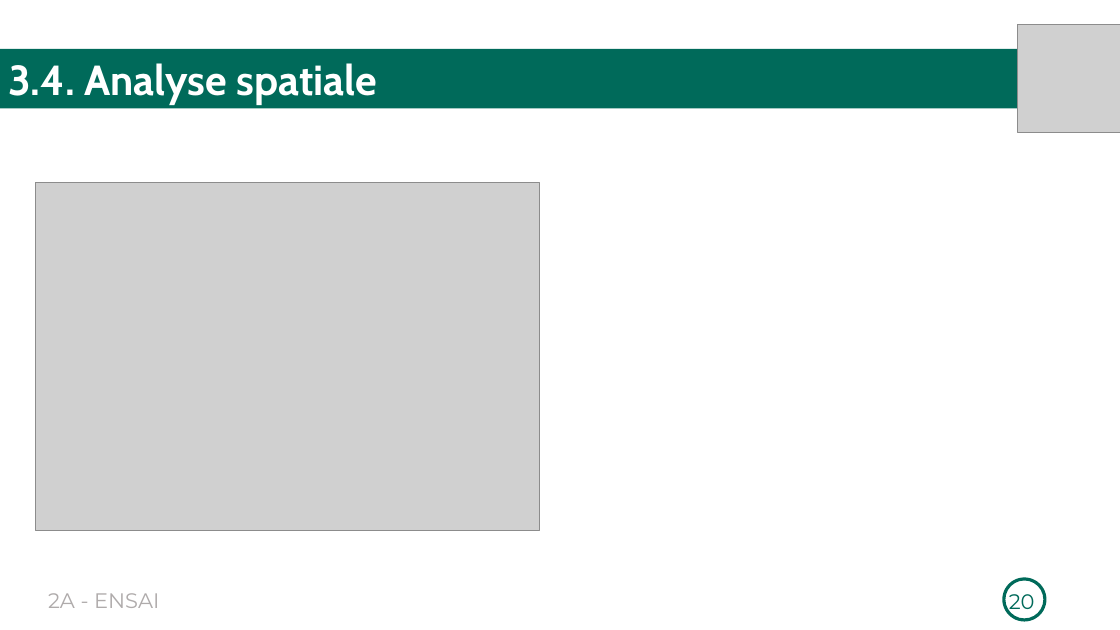
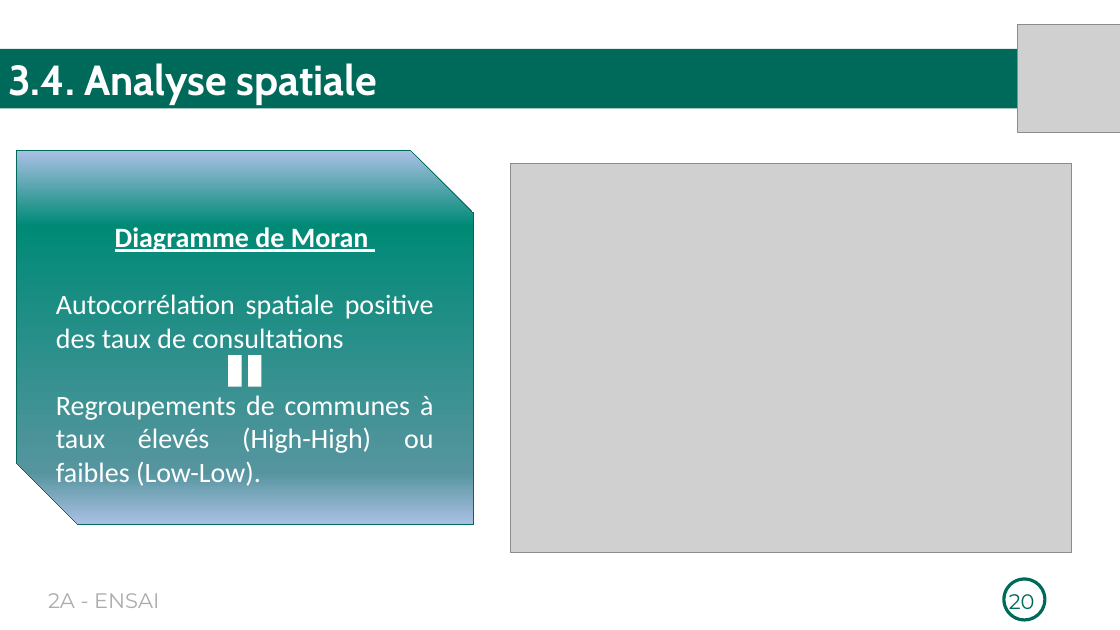
Before and after one commit to Richard-GOZAN/Projet-Stat-2A-Ensai, a slide deck: slide 20 of Présentation/Soutenance_Groupe25.pptx. Drawn at 1120x630 pixels with LibreOffice and Linux fonts; fonts in the diff are those of the drawing; grey boxes stand for pictures. Boxes give left, top, right and bottom in pixels: in the first picture for what was removed or moved away, otherwise in the second. Text is boxed around its words. In the diff, an @@ line names an element or a change of style, - is before the commit and + after.

```diff
--- a/Présentation/Soutenance_Groupe25.pptx
+++ b/Présentation/Soutenance_Groupe25.pptx
@@ snip diag rect added at (x1=17, y1=150, x2=474, y2=525), fill gradient #ABC0E4 to #008A76 to #56959F to #C7D5ED, outline #006A5A 0.75 pt, 24 pt, text #FFFFFF @@
+Diagramme de Moran
+Autocorrélation spatiale positive des taux de consultations
+Regroupements de communes à taux élevés (High-High) ou faibles (Low-Low).
@@ picture resized from (x1=36, y1=182, x2=539, y2=531) to (x1=511, y1=164, x2=1072, y2=552) @@
@@ math equal added at (x1=217, y1=350, x2=273, y2=392), fill #FFFFFF @@
```
Also in this commit, not shown: 4 other slides changed, 1 slide added, 1 slide removed, 1 other file.
